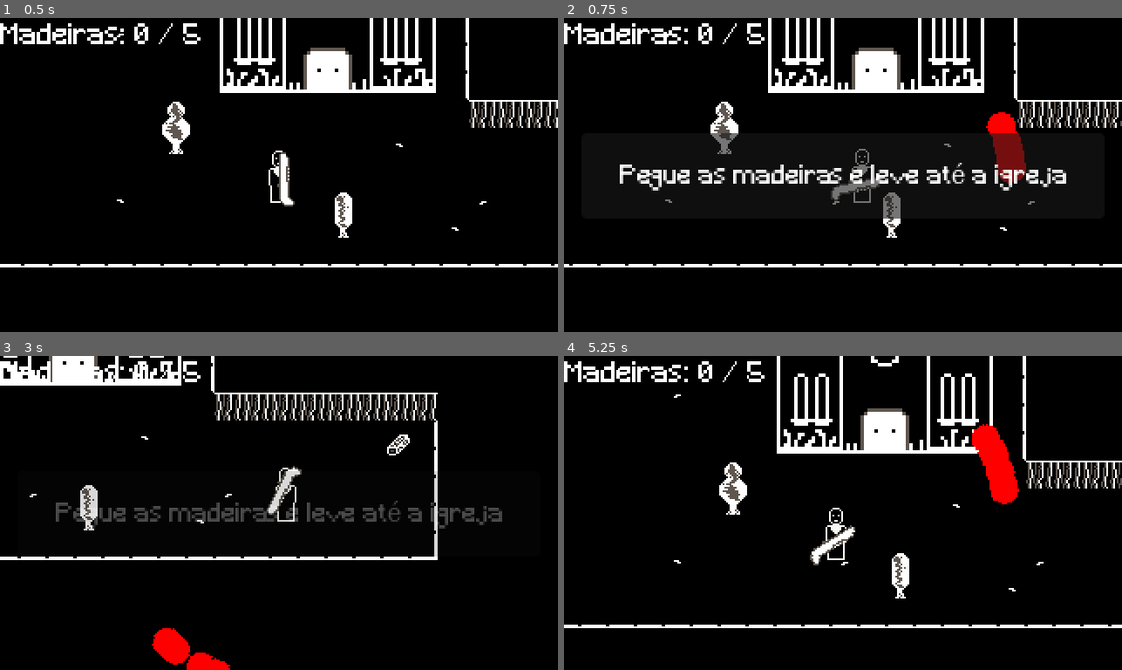
Above: before the commit, frames 1-4 (two rows, left to right).
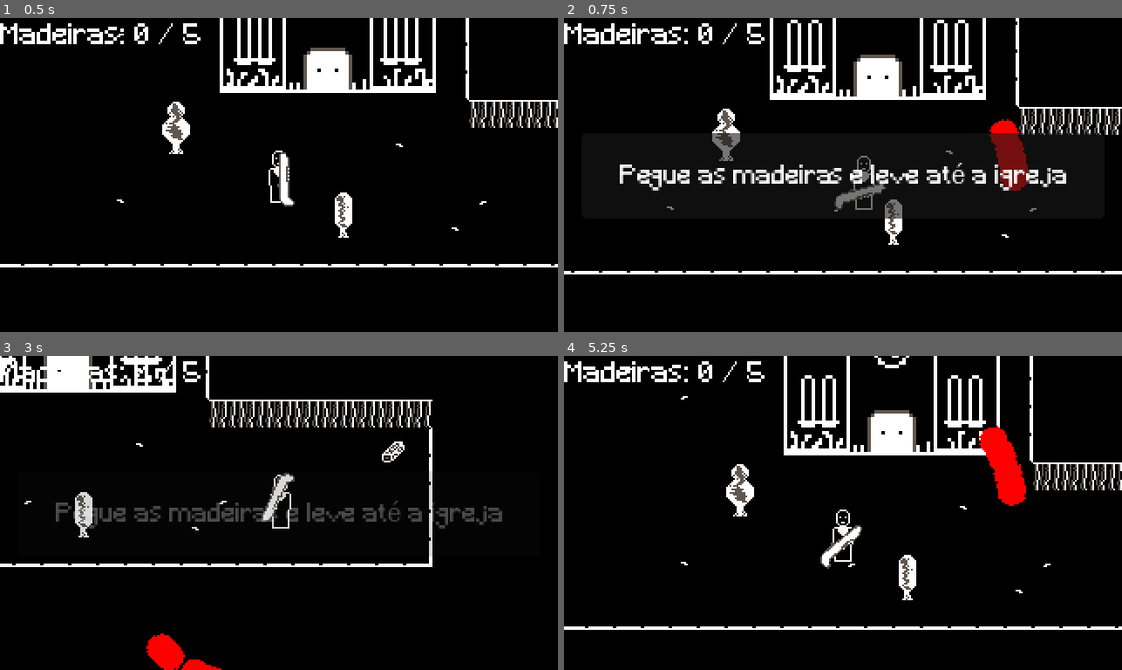
Above: after the commit, the same moments.

Repository: Muniexe/Paudoce
Game: Godot game, scene res://fases/fase_1.tscn
Same seed, same stepped clock (60 frames per second), same inputs: the game is played once before the commit and once after it. The project has no main scene, so this scene is started directly.
Inputs (mouse positions are in pixels of both pictures, inside the frame that each line leads up to):
- Up to frame 1 (0.5 s): no input
- Up to frame 2 (0.75 s): move the mouse to (965, 159) at 0.52 s; hold D (move_right) from 0.53 s (still down); click (965, 159) at 0.6 s
- Up to frame 3 (3 s): move the mouse to (167, 528) at 1.27 s; release D (move_right) at 1.28 s; hold S (move_down) 1.28-2.03 s; tap E (interact) at 1.35 s; click (167, 528) at 1.55 s; move the mouse to (334, 443) at 2.02 s; hold D (move_right) 2.03-2.78 s; click (334, 443) at 2.1 s; move the mouse to (251, 575) at 2.77 s; hold W (move_up) from 2.78 s (still down); click (251, 575) at 2.85 s
- Up to frame 4 (5.25 s): move the mouse to (1010, 560) at 3.52 s; release W (move_up) at 3.53 s; hold A (move_left) 3.53-5.03 s; tap E (interact) at 3.6 s; click (1010, 560) at 3.8 s; move the mouse to (675, 465) at 4.27 s; click (675, 465) at 4.35 s; move the mouse to (870, 513) at 5.02 s; hold S (move_down) from 5.03 s (still down); click (870, 513) at 5.1 s

Frame 1 is identical in both runs. In frame 2, 8.9% of the frame differs, in the area x 0-100%, y 0-82%; in frame 3, 8.4%; in frame 4, 9.3%, in the area x 0-100%, y 0-88%.
Error before the commit: Invalid call. Nonexistent function 'shake' in base 'Node2D'. (res://scripts/weapon.gd:53)

Commit message:
Arrumar bugs existentes da camera

Diff:
--- a/fases/fase_1.tscn
+++ b/fases/fase_1.tscn
@@ -8,7 +8,7 @@
 [ext_resource type="PackedScene" uid="uid://cs4cuvutl42qc" path="res://objetos/hud.tscn" id="6_6txm1"]
 [ext_resource type="PackedScene" uid="uid://d1rd7weu1kguf" path="res://objetos/door_area/door_enter.tscn" id="7_gf6d7"]
 
-[node name="Fase1" type="Node2D" groups=["camera"]]
+[node name="Fase1" type="Node2D"]
 
 [node name="baixo" parent="." instance=ExtResource("1_0e1nv")]
 tile_map_data = PackedByteArray("AAAAAAAAAgABAAAAAAABAAAAAgABAAAAAAACAAAAAgABAAAAAAADAAAAAgABAAAAAAAEAAAAAgABAAAAAAAFAA …(2720 unchanged characters)…
@@ -31,7 +31,7 @@
 [node name="igreja" parent="." instance=ExtResource("5_hgrj1")]
 position = Vector2(367, 236)
 
-[node name="player" parent="." groups=["camera"] instance=ExtResource("3_hgrj1")]
+[node name="player" parent="." instance=ExtResource("3_hgrj1")]
 position = Vector2(339, 347)
 
 [node name="arvores_cima" parent="." instance=ExtResource("2_arq8x")]
--- a/objetos/padre.tscn
+++ b/objetos/padre.tscn
@@ -31,7 +31,7 @@
 [sub_resource type="RectangleShape2D" id="RectangleShape2D_pgdeo"]
 size = Vector2(12, 31)
 
-[node name="player" type="CharacterBody2D" groups=["player"]]
+[node name="player" type="CharacterBody2D" groups=["camera", "player"]]
 collision_layer = 3
 collision_mask = 3
 script = ExtResource("1_tuwl3")
@@ -49,11 +49,11 @@
 autoplay = "default"
 frame_progress = 0.261518
 
-[node name="CollisionShape2D" type="CollisionShape2D" parent="."]
+[node name="CollisionShape2D" type="CollisionShape2D" parent="." groups=["camera"]]
 position = Vector2(0, 0.5)
 shape = SubResource("RectangleShape2D_pgdeo")
 
-[node name="Camera2D" type="Camera2D" parent="."]
+[node name="Camera2D" type="Camera2D" parent="." groups=["camera"]]
 position_smoothing_enabled = true
 script = ExtResource("5_cbrai")
 
--- a/scripts/weapon.gd
+++ b/scripts/weapon.gd
@@ -11,6 +11,7 @@
 @onready var muzzle: Marker2D = $Marker2D
 @onready var sprite: Sprite2D = $Sprite2D
 @onready var shot_sound: AudioStreamPlayer2D = $ShotSound
+
 
 
 var can_shoot := true
@@ -27,7 +28,9 @@
 		shoot()
 
 func shoot():
-	var cam = get_tree().get_first_node_in_group("camera")
+	var cam: Camera2D =$"../Camera2D"
+	if cam:
+		cam.shake()
 
 	can_shoot = false
 	shot_sound.play()
@@ -48,12 +51,6 @@
 
 	await get_tree().create_timer(fire_rate).timeout
 	can_shoot = true
-
-	if cam:
-		cam.shake()
-
-
-
 
 # ===============================
 # 🔁 RECUO DA ARMA
